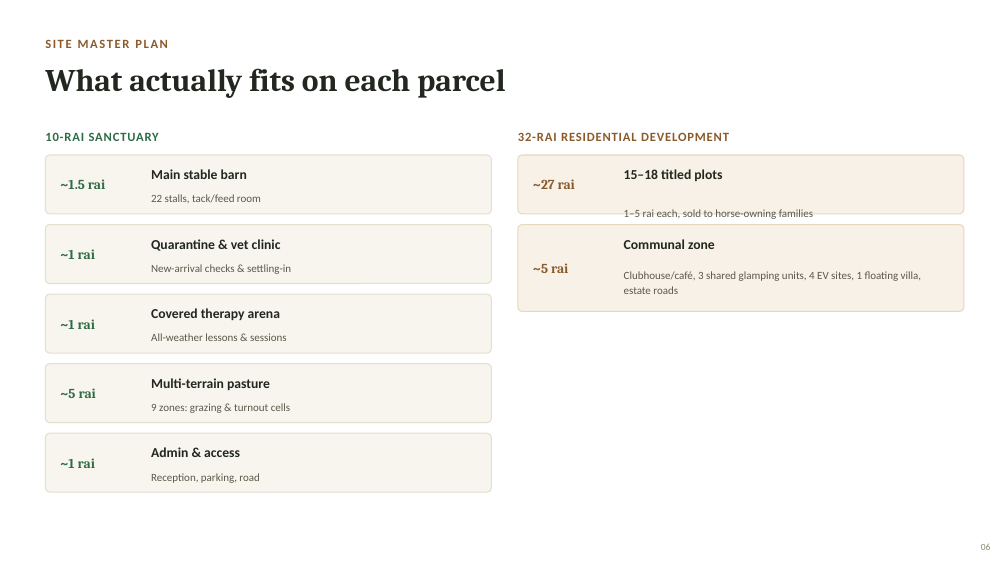
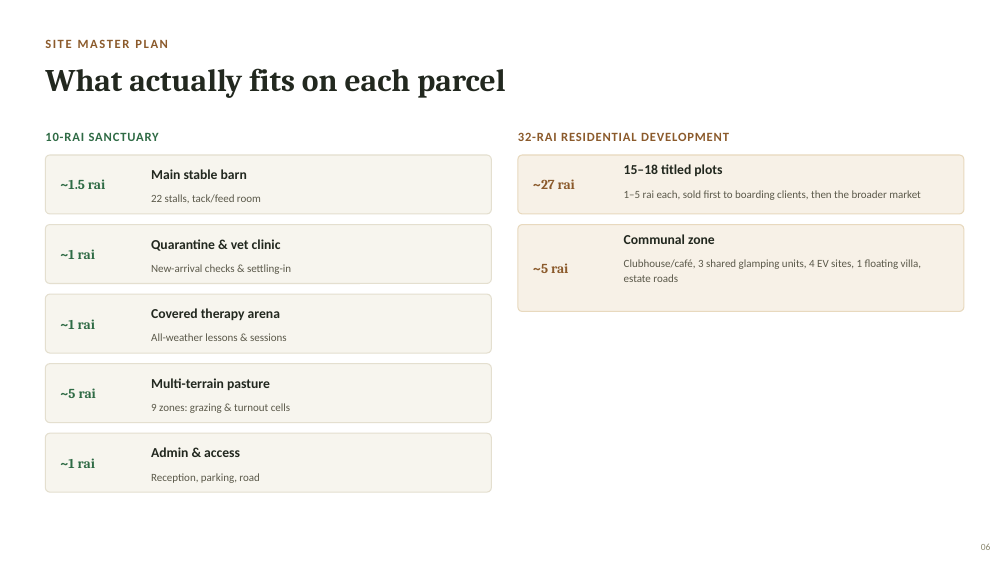
Before and after one commit to apinyacode/FarmDeApp, a slide deck: slide 6 of business-plan/presentation/Angel_Arms_Sanctuary_Plan.pptx. Drawn at 1008x567 pixels with LibreOffice and Linux fonts; fonts in the diff are those of the drawing. Boxes give left, top, right and bottom in pixels: in the first picture for what was removed or moved away, otherwise in the second. Text is boxed around its words. In the diff, an @@ line names an element or a change of style, - is before the commit and + after.

```diff
--- a/business-plan/presentation/Angel_Arms_Sanctuary_Plan.pptx
+++ b/business-plan/presentation/Angel_Arms_Sanctuary_Plan.pptx
@@ vertical alignment middle to top in 4 elements at [624, 164, 722, 176], [624, 234, 715, 244], [624, 259, 921, 282], [624, 190, 920, 200] @@
@@ text at [624, 190, 920, 200]: text changed @@
-1–5 rai each, sold to horse-owning families
+1–5 rai each, sold first to boarding clients, then the broader market
```
Also in this commit, not shown: 9 other slides changed, 1 other file.
